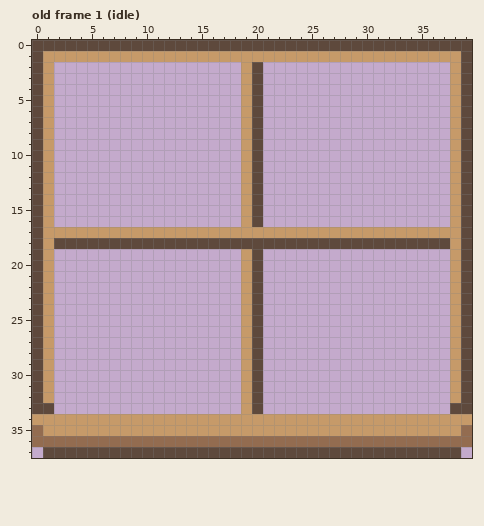
A pixel-art file gets an edit: app/CicadaApp/Art/sprites/bookworm-2026-10-01/src/room-window.aseprite. Above, as it was before the edit.
40x38 pixels, 1 frame. Colours within 5 levels of each other are drawn and written as one. Shown: old frame 1 (idle). The commit also changed other frames, which this record leaves out.
After:
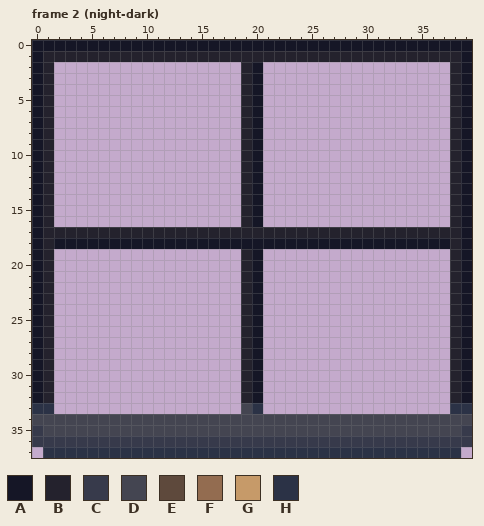
Palette (. is transparent): A #151626  B #24222d  C #373a4b  D #444551  E #5e493c  F #936c50  G #c69a69  H #2b3246
A new or re-ordered frame is compared with the old frame closest to it.
The edit:
frames 1 -> 3
layer "night" added
Changed rows in their new state; - is an unchanged pixel.
Frame 2 (night-dark) is new; against old frame 1 (idle), layer "night":
first column x 0:
 0 AAAAAAAAAAAAAAAAAAAAAAAAAAAAAAAAAAAAAAAA
 1 ABBBBBBBBBBBBBBBBBBBBBBBBBBBBBBBBBBBBBBA
 2 AB-----------------BA-----------------BA
 3 AB-----------------BA-----------------BA
 4 AB-----------------BA-----------------BA
 5 AB-----------------BA-----------------BA
 6 AB-----------------BA-----------------BA
 7 AB-----------------BA-----------------BA
 8 AB-----------------BA-----------------BA
 9 AB-----------------BA-----------------BA
10 AB-----------------BA-----------------BA
11 AB-----------------BA-----------------BA
12 AB-----------------BA-----------------BA
13 AB-----------------BA-----------------BA
14 AB-----------------BA-----------------BA
15 AB-----------------BA-----------------BA
16 AB-----------------BA-----------------BA
17 ABBBBBBBBBBBBBBBBBBBBBBBBBBBBBBBBBBBBBBA
18 ABAAAAAAAAAAAAAAAAAAAAAAAAAAAAAAAAAAAABA
19 AB-----------------BA-----------------BA
20 AB-----------------BA-----------------BA
21 AB-----------------BA-----------------BA
22 AB-----------------BA-----------------BA
23 AB-----------------BA-----------------BA
24 AB-----------------BA-----------------BA
25 AB-----------------BA-----------------BA
26 AB-----------------BA-----------------BA
27 AB-----------------BA-----------------BA
28 AB-----------------BA-----------------BA
29 AB-----------------BA-----------------BA
30 AB-----------------BA-----------------BA
31 AB-----------------BA-----------------BA
32 AB-----------------BA-----------------BA
33 HH-----------------DH-----------------HH
34 DDDDDDDDDDDDDDDDDDDDDDDDDDDDDDDDDDDDDDDD
35 CDDDDDDDDDDDDDDDDDDDDDDDDDDDDDDDDDDDDDDC
36 CCCCCCCCCCCCCCCCCCCCCCCCCCCCCCCCCCCCCCCC
37 -HHHHHHHHHHHHHHHHHHHHHHHHHHHHHHHHHHHHHH-
Where, in picture pixels (left, top, right, bottom), the same in both pictures:
changed: (32, 40, 472, 458)
